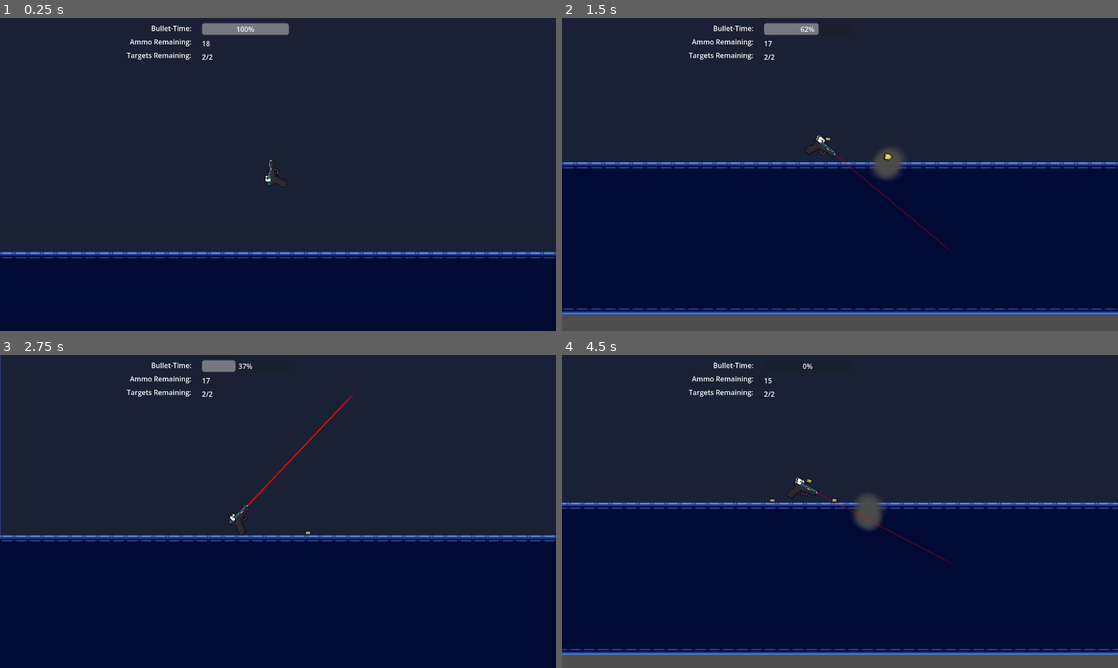
Above: before the commit, frames 1-4 (two rows, left to right).
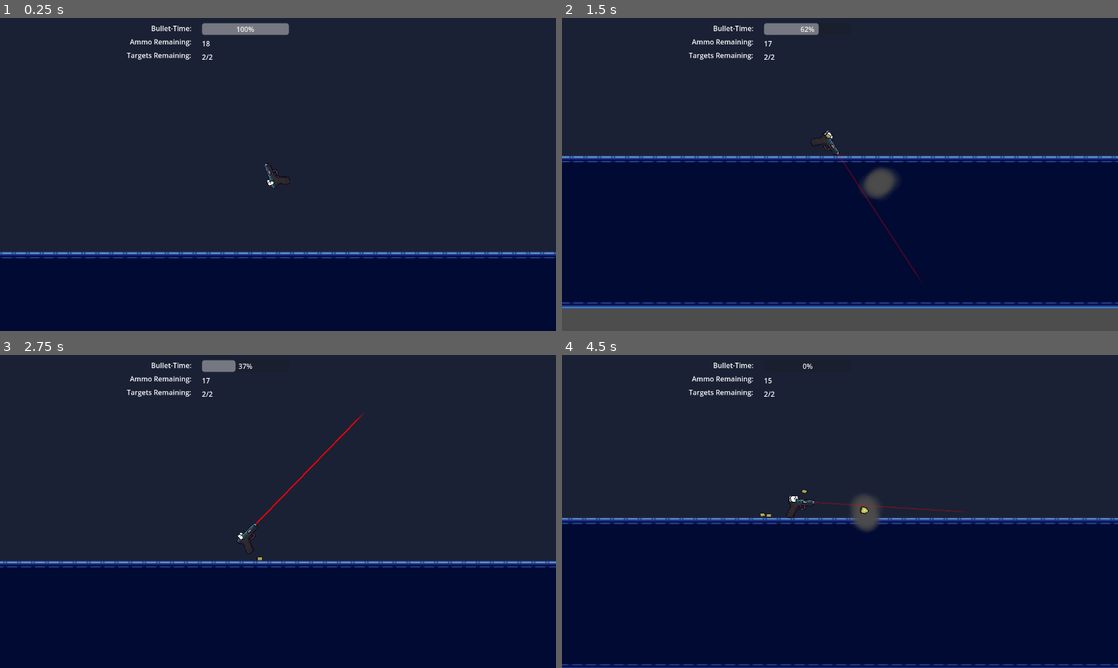
Above: after the commit, the same moments.

Repository: GamesFromANobody/JumpGun
Game: Godot game, scene res://Scenes/Levels/level_grodis2.tscn
Two runs of this game, one before a commit and one after it. Both use one fixed random seed, a clock stepped at 60 frames per second and the inputs below. This scene is started directly instead of the project's main scene.
Inputs (mouse positions are in pixels of both pictures, inside the frame that each line leads up to):
- Up to frame 1 (0.25 s): no input
- Up to frame 2 (1.5 s): move the mouse to (962, 158) at 0.52 s; hold Right mouse button (aimSlowdown) 0.53-1.28 s; move the mouse to (728, 190) at 1.27 s; click (728, 190) at 1.35 s
- Up to frame 3 (2.75 s): move the mouse to (333, 442) at 2.02 s; hold Right mouse button (aimSlowdown) from 2.03 s (still down)
- Up to frame 4 (4.5 s): move the mouse to (812, 574) at 2.77 s; release Right mouse button (aimSlowdown) at 2.78 s; click (812, 574) at 2.85 s; move the mouse to (1006, 558) at 3.52 s; hold Right mouse button (aimSlowdown) 3.53-4.28 s; move the mouse to (673, 464) at 4.27 s; click (673, 464) at 4.35 s

The runs differ from the first frame. In frame 1, 0.1% of the frame differs, in the area x 47-53%, y 45-55%; in frame 2, 8.4%; in frame 3, 10%; in frame 4, 13%, in the area x 0-100%, y 39-100%.

Commit message:
experimental mouse aim change
trying out a hybrid of the old aiming (for precision) and a new way using constant_torque.

this so far seems to make clockwise and counter-clockwise turning far more equal.

this uses the dot product of the y transform of the player and the desired aim direction tied to the torque of the player - which happens to be zero if they are at a perfect 90 degree angle - at perfect aim.

however, relying only on this results in a VERY wobbly aim, torquing back and forth.  therefore, at a cutoff point this goes back to using angular velocity to stabilize it when close to where the player wants to aim.

Diff:
--- a/jumpgun/Scripts/player.gd
+++ b/jumpgun/Scripts/player.gd
@@ -134,6 +134,7 @@
 	var ver = Input.get_axis("controllerUP", "controllerDOWN")
 	var controllerInput = Vector2(hor, ver) * 100
 	var mouseInput = get_global_mouse_position()
+	var dir = 0.0
 
 	if hor != 0 or ver != 0:
 		usingController = true
@@ -144,10 +145,21 @@
 	if usingController:
 		set_angular_velocity((get_angle_to(controllerInput + position)) * -((get_angle_to(controllerInput + position)) -3.14) * 3 * rotation_force)
 	else:
-		set_angular_velocity((get_angle_to(mouseInput)) * -((get_angle_to(mouseInput)) -3.14) * 5 * rotation_force)
-		#ATTENTION We might want to use state.apply_torque() instead of set_angular_velocity(),
-		#played around with it and it seemed to snap less, but requires different parameters
-		#state.apply_torque((get_angle_to(mouseInput)) * -((get_angle_to(mouseInput)) -3.14) * 5 * rotation_force)
+		#ATTENTION: trying out a hybrid of the old aiming (for precision) and a new way using constant_torque.
+		# the old method was good for precise shots, while the new method allows CW and CCW turning
+		# to be more equal.
+		# When dir is high, use torque itself to rotate the gun.
+		# Lets us still fling ourselves, but with "effort".
+		# When dir is low, set the angular velocity as-necessary for more precise aim.
+		# This has lower force, however.
+		dir = transform.y.dot(position.direction_to(mouseInput))
+		if abs(dir) > 0.1:
+			constant_torque = dir * torque
+		else:
+			constant_torque = 0
+			set_angular_velocity(dir * 10 * rotation_force)
+		#NOTE older code: set_angular_velocity((get_angle_to(mouseInput)) * -((get_angle_to(mouseInput)) -3.14) * 5 * rotation_force)
+		#older apply_torque suggestion: #state.apply_torque((get_angle_to(mouseInput)) * -((get_angle_to(mouseInput)) -3.14) * 5 * rotation_force)
 
 	#shoot
 	if (Input.is_action_just_pressed("shoot") and full_auto == false) or \
